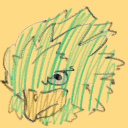
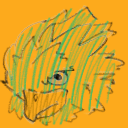
Revision of a layered (128, 128) image; what changed, layer by layer:
painted on "背景" over bbox(0, 0, 128, 128)
